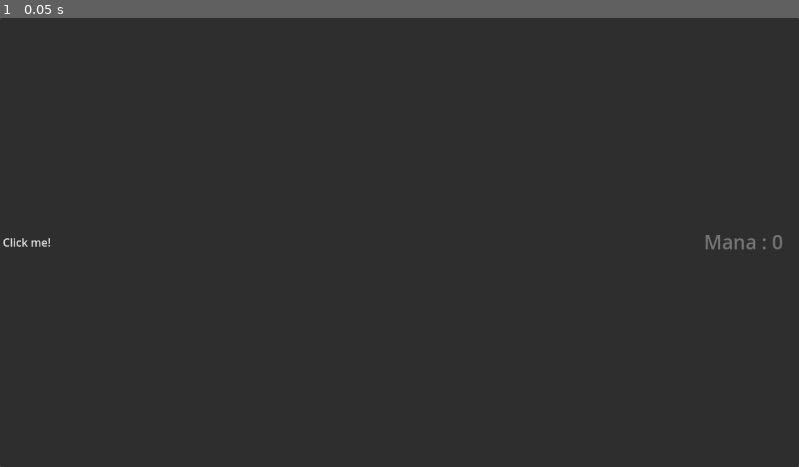
Above: before the commit, frame 1.
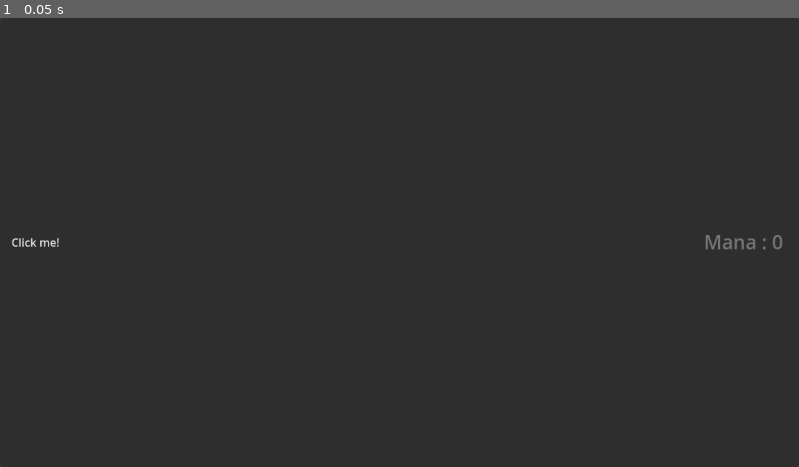
Above: after the commit, the same moment.

Repository: PanagosAlex/Idle-Magus
Game: Godot game, scene res://scenes/prototypes/clicker/prototype_clicker.tscn
Two runs of this game, one before a commit and one after it. Both use one fixed random seed, a clock stepped at 60 frames per second and the inputs below. After the commit the project has no main scene; this scene is started directly in both runs.
Inputs:
- Up to frame 1 (0.05 s): no input

The runs differ from the first frame. In frame 1, less than 0.1% of the frame differs, in the area x 0-8%, y 48-52%.

Commit message:
U/I prototype
Creating a prototype for U/I.

Diff:
--- a/project.godot
+++ b/project.godot
@@ -11,7 +11,6 @@
 [application]
 
 config/name="Idle Magus"
-run/main_scene="uid://cbyqjo5q43y5p"
 config/features=PackedStringArray("4.5", "Forward Plus")
 
 [file_customization]
--- a/scenes/prototypes/clicker/prototype_clicker.gd
+++ b/scenes/prototypes/clicker/prototype_clicker.gd
@@ -1,26 +1,19 @@
 class_name PrototypeClicker
 extends Control
-## A clicker prototype creating mana.
 
-## Reference to the label displaying current amount of mana.
 @export var label : Label
-# Current amount of mana.
+
 var mana : int = 0
 
-
-## Initializer
 func _ready() -> void:
 	update_label_text()
 
-## Create 1 mana.
 func create_mana() -> void:
 	mana += 1
 	update_label_text()
 
-## Update text of the label.
 func update_label_text() -> void:
 	label.text = "Mana : %s" %mana
 
-## Triggered when clicking on mana orb
 func _on_button_pressed() -> void:
 	create_mana()
--- a/scenes/prototypes/clicker/prototype_clicker.tscn
+++ b/scenes/prototypes/clicker/prototype_clicker.tscn
@@ -38,7 +38,7 @@
 anchor_bottom = 1.0
 grow_horizontal = 2
 grow_vertical = 2
-text = "Click me!"
+text = "   Click me!"
 alignment = 0
 
 [connection signal="pressed" from="Button" to="." method="_on_button_pressed"]
--- a/scenes/user_interface/user_interface.tscn
+++ b/scenes/user_interface.tscn
@@ -9,6 +9,7 @@
 anchor_bottom = 1.0
 grow_horizontal = 2
 grow_vertical = 2
+scale = Vector2(0.9960855, 1)
 
 [node name="HBoxContainer" type="HBoxContainer" parent="."]
 layout_mode = 1
Not shown: 2 places in scenes/user_interface.tscn that only renumber resources
